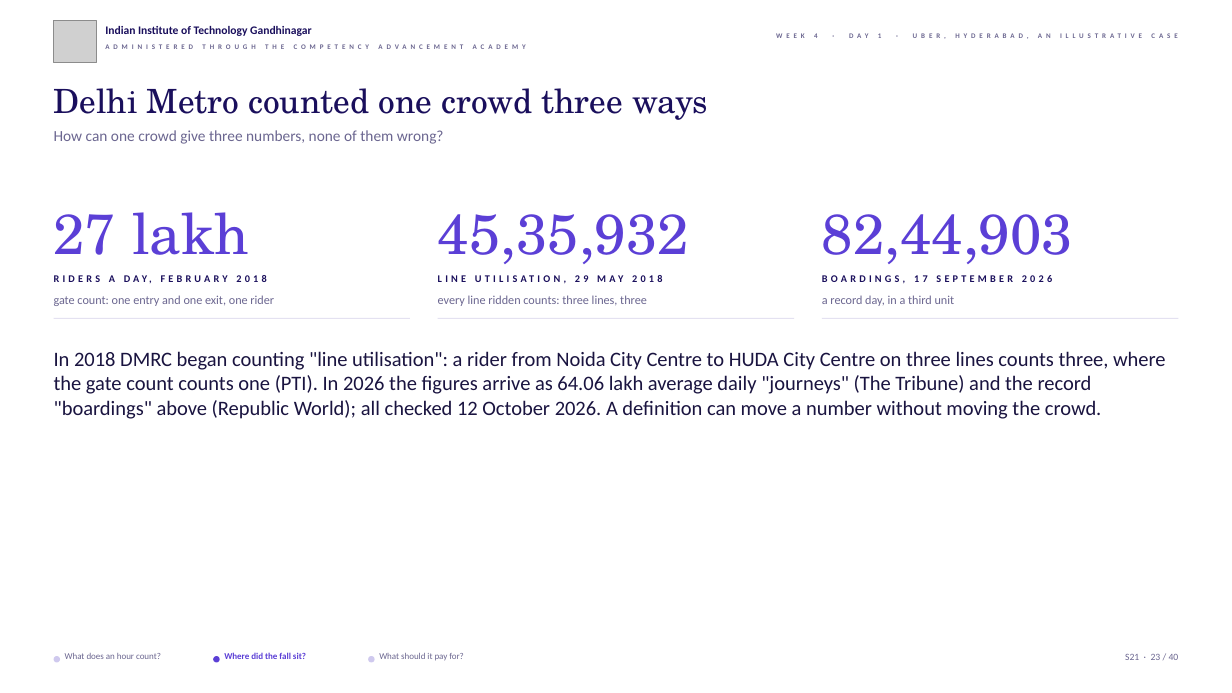
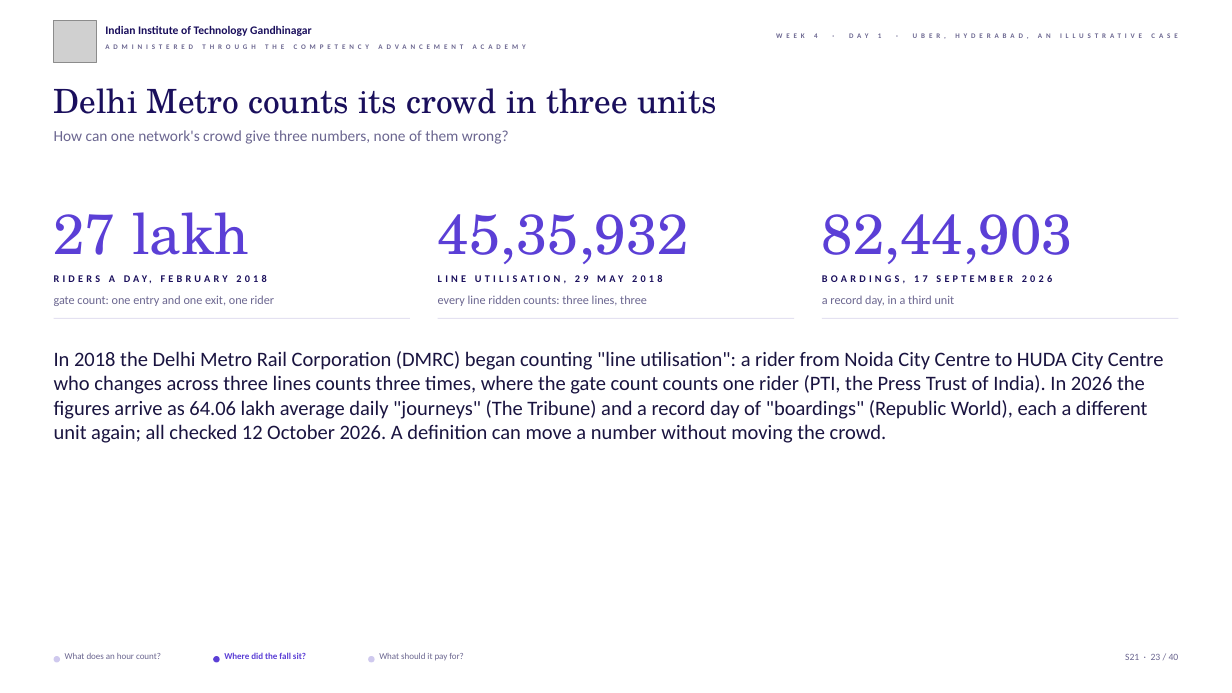
Before and after one commit to fde-academy-lab/c2-content-factory, a slide deck: slide 23 of content/W04/D1/slides/C2_W04_D01_half1_STUDENT.pptx. Drawn at 1232x693 pixels with LibreOffice and Linux fonts; fonts in the diff are those of the drawing; grey boxes stand for pictures; background and template pictures are left out. Boxes give left, top, right and bottom in pixels: in the first picture for what was removed or moved away, otherwise in the second. Text is boxed around its words. In the diff, an @@ line names an element or a change of style, - is before the commit and + after.

```diff
--- a/content/W04/D1/slides/C2_W04_D01_half1_STUDENT.pptx
+++ b/content/W04/D1/slides/C2_W04_D01_half1_STUDENT.pptx
@@ text at [54, 88, 717, 114]: text changed @@
-Delhi Metro counted one crowd three ways
+Delhi Metro counts its crowd in three units
@@ text at [54, 130, 509, 144]: text changed @@
-How can one crowd give three numbers, none of them wrong?
+How can one network's crowd give three numbers, none of them wrong?
@@ text at [54, 351, 1164, 443]: text changed @@
-In 2018 DMRC began counting "line utilisation": a rider from Noida City Centre to HUDA City Centre on three lines counts three, where the gate count counts one (PTI). In 2026 the figures arrive as 64.06 lakh average daily "journeys" (The Tribune) and the record "boardings" above (Republic World); all checked 12 October 2026. A definition can move a number without moving the crowd.
+In 2018 the Delhi Metro Rail Corporation (DMRC) began counting "line utilisation": a rider from Noida City Centre to HUDA City Centre who changes across three lines counts three times, where the gate count counts one rider (PTI, the Press Trust of India). In 2026 the figures arrive as 64.06 lakh average daily "journeys" (The Tribune) and a record day of "boardings" (Republic World), each a different unit again; all checked 12 October 2026. A definition can move a number without moving the crowd.
```
Also in this commit, not shown: 25 other slides changed, 8 other files.
